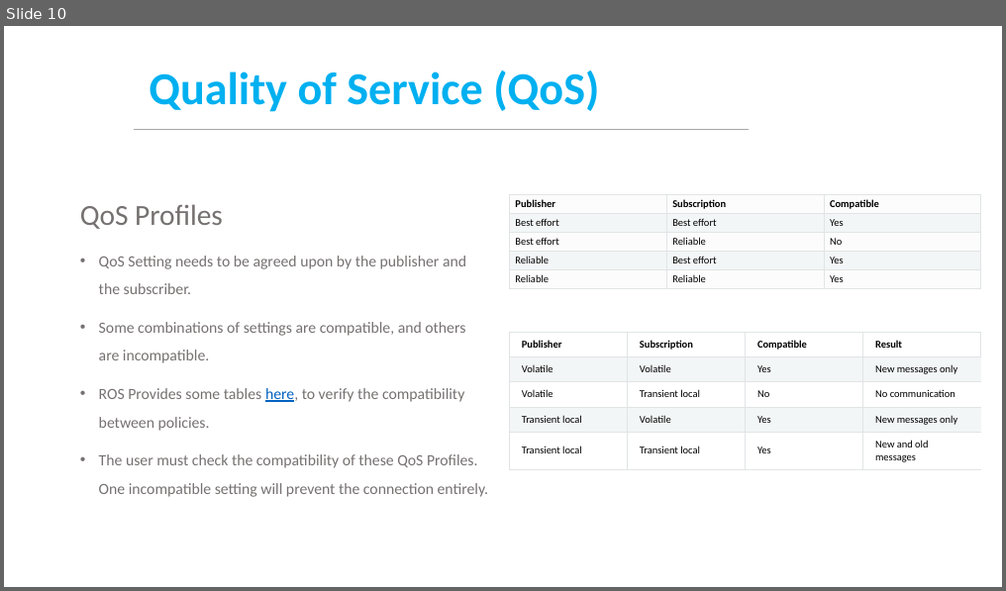
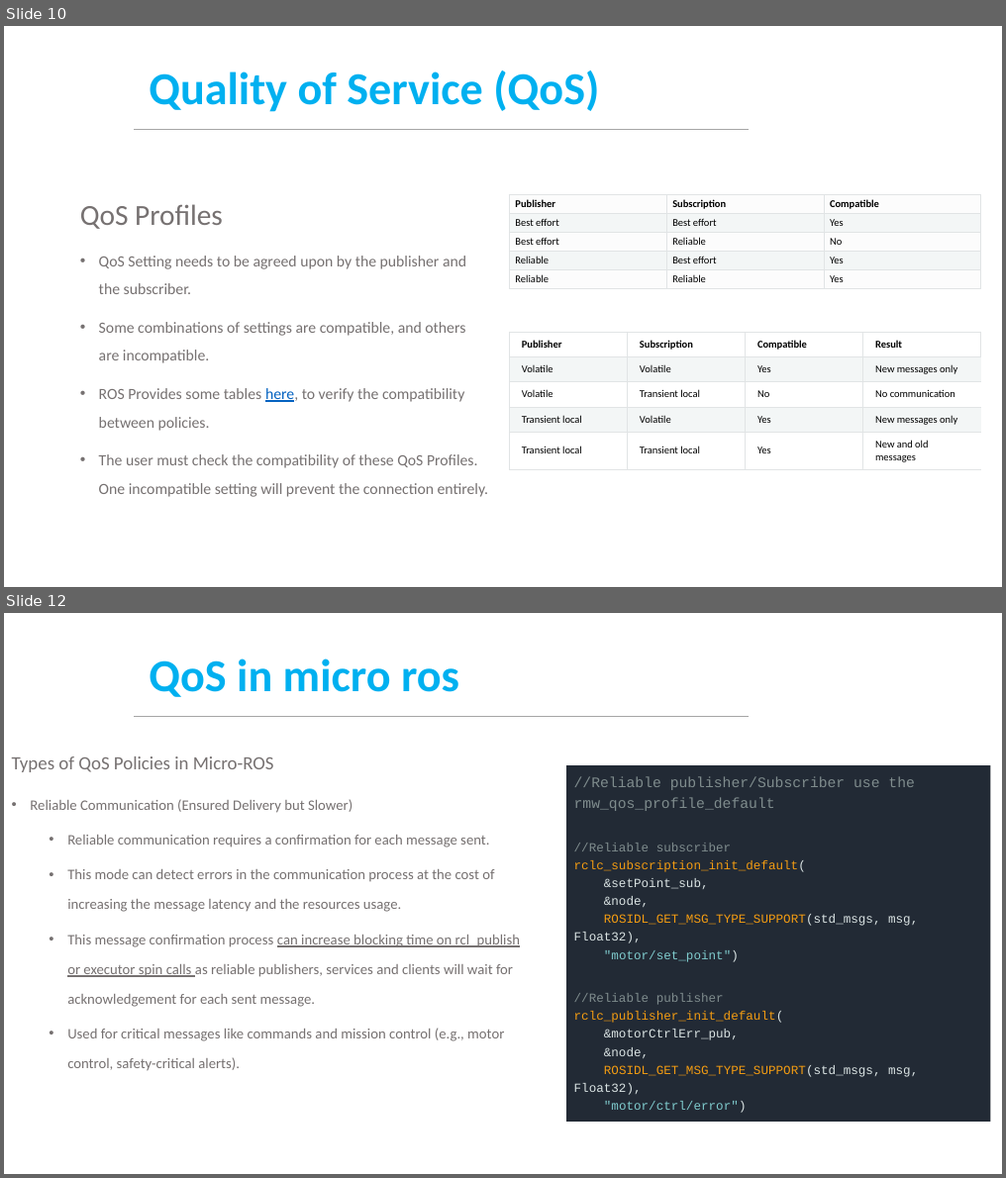
Before and after one commit to felipegarcia130/Ros2, a slide deck: Week 4/MCR2_QoS_ROS.pptx. Shown one above the other, each under a label of ours: slide 10 before the commit, slides 10 and 12 after it; the slides between them are not shown. The pictures are 1006x591 and 1006x1178 pixels, drawn with LibreOffice and Linux fonts; fonts in the diff are those of the drawing; background and template pictures are left out. Boxes give left, top, right and bottom in pixels: in the first picture for what was removed or moved away, otherwise in the second. Text is boxed around its words. In the diff, an @@ line names an element or a change of style, - is before the commit and + after.

```diff
--- a/Week 4/MCR2_QoS_ROS.pptx
+++ b/Week 4/MCR2_QoS_ROS.pptx
@@ slide 12 added at (4, 613, 1002, 1174), background #FFFFFF; not listed: 1 template element that a slide beside it also shows @@
@@ title added at (149, 659, 459, 697), 44 pt, text #00B0F0, bold @@
+QoS in micro ros
@@ text added at (12, 757, 520, 1071), 14 pt, text #767171 @@
+Types of QoS Policies in Micro-ROS
+• Reliable Communication (Ensured Delivery but Slower)
+  • Reliable communication requires a confirmation for each message sent.
+  • This mode can detect errors in the communication process at the cost of increasing the message latency and the resources usage.
+  • This message confirmation process can increase blocking time on rcl_publish or executor spin calls as reliable publishers, services and clients will wait for acknowledgement for each sent message.
+  • Used for critical messages like commands and mission control (e.g., motor control, safety-critical alerts).
@@ text added at (566, 765, 991, 1122), fill #222A35, 12 pt, text #F39C12 @@
+//Reliable publisher/Subscriber use the rmw_qos_profile_default
+//Reliable subscriber
+rclc_subscription_init_default(
+&setPoint_sub,
+&node,
+ROSIDL_GET_MSG_TYPE_SUPPORT(std_msgs, msg, Float32),
+"motor/set_point")
+//Reliable publisher
+rclc_publisher_init_default(
+&motorCtrlErr_pub,
+&node,
+ROSIDL_GET_MSG_TYPE_SUPPORT(std_msgs, msg, Float32),
+"motor/ctrl/error")
```
Also in this commit, not shown: 1 slide changed, 27 other slides added, 42 other files.
